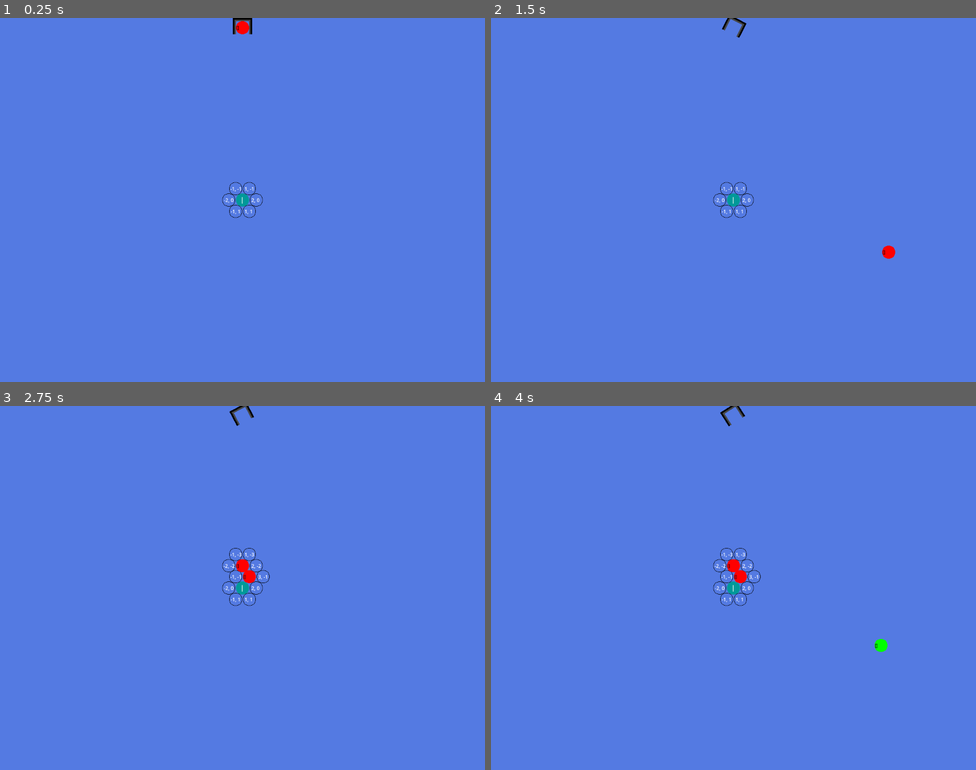
Above: before the commit, frames 1-4 (two rows, left to right).
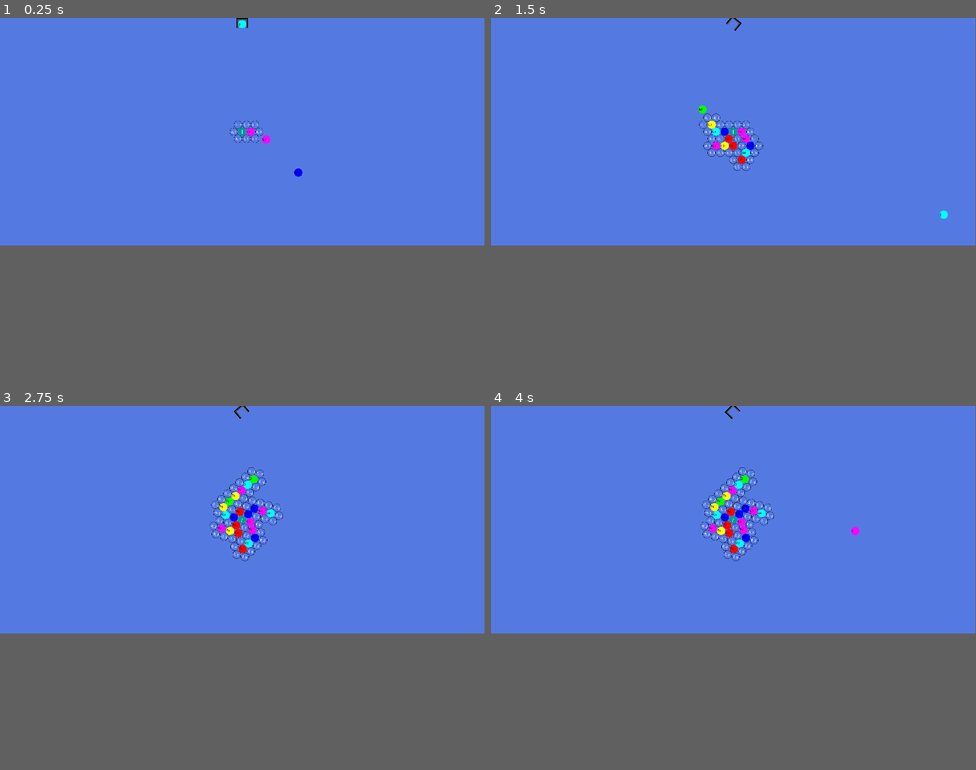
Above: after the commit, the same moments.

Repository: almostNathan/BubbleSpinnerRoguelike
Game: Godot game, scene res://main_arena.tscn
The game is run twice, just before and just after one commit, with the same random seed, the same clock (stepped at 60 frames per second) and the same inputs.
Inputs (mouse positions are in pixels of both pictures, inside the frame that each line leads up to):
- Up to frame 1 (0.25 s): no input
- Up to frame 2 (1.5 s): move the mouse to (840, 181) at 0.52 s; press the mouse at (840, 181) at 0.53 s; move the mouse to (636, 218) at 1.27 s; release the mouse at (636, 218) at 1.28 s; click (636, 218) at 1.35 s
- Up to frame 3 (2.75 s): move the mouse to (291, 507) at 2.02 s; press the mouse at (291, 507) at 2.03 s
- Up to frame 4 (4 s): move the mouse to (709, 660) at 2.77 s; release the mouse at (709, 660) at 2.78 s; click (709, 660) at 2.85 s; tap Enter at 3.5 s; move the mouse to (879, 642) at 3.52 s; press the mouse at (879, 642) at 3.53 s
In our replay, the window is 800x600 before the commit and 799x375 after it. These sizes can differ from the game's own. Grey fills any space a smaller window leaves; there, only what the larger window draws over its background counts as a difference.

The runs differ from the first frame. In frame 1, 0.6% of the frame differs, in the area x 45-63%, y 0-55%; in frame 2, 1.1%; in frame 3, 1.7%; in frame 4, 1.8%, in the area x 43-82%, y 0-68%.

Commit message:
added spawning in more bubbles. next add counter to spawn more.

Diff:
--- a/Scenes/ball_queue.gd
+++ b/Scenes/ball_queue.gd
@@ -10,14 +10,16 @@
 	return current_queue.pop_front()
 
 func reload_current_queue() -> void:
-	for i in range(6):
+	var types = [
+			["red", Color(1.0, 0.0, 0.0,1)],
+			["green", Color(0.0, 1.0, 0.0,1)],
+			["blue", Color(0.0, 0.0, 1.0,1)],
+			["yellow", Color(1.0, 1.0, 0.0,1)],
+			["cyan", Color(0.0, 1.0, 1.0,1)],
+			["purple", Color(1.0, 0.0, 1.0,1)],
+		]
+	for i in range(10):
 		var new_ball = preload("res://Scenes/base_ball.tscn").instantiate()
+		var selected_type = types.pick_random()
+		new_ball.add_type(selected_type[0], selected_type[1])
 		current_queue.append(new_ball)
-	current_queue[0].add_type("red", Color(1.0, 0.0, 0.0,1))
-	current_queue[1].add_type("red", Color(1.0, 0.0, 0.0,1))
-	current_queue[2].add_type("green", Color(0.0, 1.0, 0.0,1))
-	current_queue[3].add_type("green", Color(0.0, 1.0, 0.0,1))
-	current_queue[4].add_type("blue", Color(0.0, 0.0, 1.0,1))
-	current_queue[5].add_type("blue", Color(0.0, 0.0, 1.0,1))
-
-	print(current_queue)
--- a/Scripts/ball_grid_manager.gd
+++ b/Scripts/ball_grid_manager.gd
@@ -24,19 +24,14 @@
 var ball_grid_slot_scene = preload("res://Scenes/ball_grid_slot.tscn")
 
 func _ready() -> void:
+	self.position = Vector2(get_viewport_rect().size.x/2, get_viewport_rect().size.y/2)
 	SignalHub.connect_ball_colliding(ball_collided)
 
 func ball_collided(shot_ball: BaseBall, collided_ball: BaseBall):
 	shot_ball.reparent(self, true)
 
-	# find nearest available position to shot_ball
-	var closest_position : Vector2i = Vector2i(0,0)
-	var available_slots = get_available_slots()
-	for slot in available_slots:
-		# determine which slot is the closest to the ball.
-		if shot_ball.position.distance_to(grid_slot_dict[slot].get_current_position()) < shot_ball.position.distance_to(grid_slot_dict[closest_position].get_current_position()):
-			closest_position = slot
 
+	var closest_position = grid_spot_closest_to_position(shot_ball.position)
 	grid_slot_dict[closest_position].set_ball_in_slot(shot_ball)
 
 
@@ -59,6 +54,17 @@
 	update_available_positions()
 	delete_islands()
 
+func grid_spot_closest_to_position(from_position : Vector2):
+		# find nearest available position to shot_ball
+	var closest_position : Vector2i = Vector2i(0,0)
+	var available_slots = get_available_slots()
+	for i in range(len(available_slots)):
+		if i == 0:
+			closest_position = available_slots[i]
+		# determine which slot is the closest to the ball.
+		if from_position.distance_to(grid_slot_dict[available_slots[i]].get_current_position()) < from_position.distance_to(grid_slot_dict[closest_position].get_current_position()):
+			closest_position = available_slots[i]
+	return closest_position
 
 func set_up_grid_locations():
 	#create a dictionary of
@@ -79,6 +85,30 @@
 
 	grid_slot_dict[Vector2i(0,0)].set_ball_in_slot(start_point)
 	update_available_positions()
+	add_balls(20)
+
+func add_balls(num_balls : int):
+	##randomly shoot balls towards the center.
+	var types = [
+			["red", Color(1.0, 0.0, 0.0,1)],
+			["green", Color(0.0, 1.0, 0.0,1)],
+			["blue", Color(0.0, 0.0, 1.0,1)],
+			["yellow", Color(1.0, 1.0, 0.0,1)],
+			["cyan", Color(0.0, 1.0, 1.0,1)],
+			["purple", Color(1.0, 0.0, 1.0,1)],
+		]
+	for i in range(num_balls):
+		var new_ball = preload("res://Scenes/base_ball.tscn").instantiate()
+		var selected_type = types.pick_random()
+		new_ball.add_type(selected_type[0], selected_type[1])
+		new_ball.position = Vector2(300, 0).rotated(i/float(num_balls)*PI*2) + self.position
+		new_ball.aim_at(self.global_position)
+		self.add_sibling(new_ball)
+		await get_tree().create_timer(.1).timeout
+		#new_ball.add_type("red", Color(1.0, 0.0, 0.0,1))
+		#new_ball.add_type("green", Color(0.0, 1.0, 0.0,1))
+		#new_ball.add_type("blue", Color(0.0, 0.0, 1.0,1))
+
 
 func get_available_slots() -> Array[Vector2i]:
 	var available_slots = grid_slot_dict.keys().filter(func(key): return grid_slot_dict[key].is_available)
@@ -117,29 +147,22 @@
 
 	while queue.size() > 0:
 		var current = queue.pop_front()
-
 		if visited.has(current):
 			continue
 		visited[current] = true
-
 		if not grid_slot_dict.has(current):
 			continue
-
 		if grid_slot_dict[current].has_ball():
 			group.append(current)
+			for offset in NEIGHBORS:
+				var neighbor = current + offset
+				if not visited.has(neighbor):
+					queue.append(neighbor)
 
-		for offset in NEIGHBORS:
-			var neighbor = current + offset
-			if not visited.has(neighbor):
-				queue.append(neighbor)
 	var island_slots : Array[Vector2i] = get_slots_with_balls()
-	print("Ball_grid_manager counts group:", len(group), "  -  unavailable_slots:", len(island_slots))
 	for slot in group:
 		island_slots.erase(slot)
-	print("ball_grid_manager island slots: ", island_slots)
 	clear_slots(island_slots)
-
-
 
 func get_connected_group(start_pos: Vector2i) -> Array[Vector2i]:
 	if not grid_slot_dict.has(start_pos):
--- a/Scripts/base_ball.gd
+++ b/Scripts/base_ball.gd
@@ -26,6 +26,9 @@
 	if active:
 		self.position += movement_direction * speed * delta
 
+func aim_at(target_position : Vector2):
+	self.movement_direction = self.global_position.direction_to(target_position)
+	#self.movement_direction =
 
 func set_movement_direction(new_movement_direction : Vector2):
 	self.movement_direction = new_movement_direction.normalized()
--- a/Scripts/bottom_wall.gd
+++ b/Scripts/bottom_wall.gd
@@ -1,6 +1,8 @@
 extends Area2D
 class_name BottomWall
 
+func _ready() -> void:
+	self.position = Vector2(get_viewport_rect().size.x/2,get_viewport_rect().size.y)
 
 func bounce(ball : BaseBall):
 	ball.change_movement_direction(Vector2(1,-1))
--- a/Scripts/launcher.gd
+++ b/Scripts/launcher.gd
@@ -3,11 +3,13 @@
 
 var ball_queue : BallQueue = preload("res://Scenes/ball_queue.tscn").instantiate()
 
+var y_position = 24
 var current_ball : BaseBall
 var balls_fired = 0
 var shot_balls : Array[BaseBall] = []
 
 func _ready() -> void:
+	self.position = Vector2(get_viewport_rect().size.x/2, y_position)
 	pass
 
 func new_round() -> void:
@@ -15,13 +17,11 @@
 	reload()
 
 func reload() -> void:
-	print("\nlauncher, loading next ball #", balls_fired)
 	var new_ball : BaseBall = ball_queue.get_next_ball()
 	new_ball.position = self.position
 	new_ball.set_label(str(shot_balls))
 	new_ball.deactivate()
 	self.add_sibling(new_ball)
-	print(new_ball.position)
 	current_ball = new_ball
 
 
--- a/Scripts/right_wall.gd
+++ b/Scripts/right_wall.gd
@@ -1,6 +1,8 @@
 extends Area2D
 class_name RightWall
 
+func _ready() -> void:
+	self.position = Vector2(get_viewport_rect().size.x,get_viewport_rect().size.y/2)
 
 func bounce(ball : BaseBall):
 	ball.change_movement_direction(Vector2(-1,1))
--- a/main_arena.tscn
+++ b/main_arena.tscn
@@ -8,20 +8,20 @@
 [ext_resource type="PackedScene" uid="uid://btgl6q2mkb7vt" path="res://Scenes/ball_grid_manager.tscn" id="7_yilo4"]
 
 [sub_resource type="RectangleShape2D" id="RectangleShape2D_yajwo"]
-size = Vector2(20, 921)
+size = Vector2(20, 1140)
 
 [sub_resource type="RectangleShape2D" id="RectangleShape2D_kl8a0"]
-size = Vector2(34, 921.5)
+size = Vector2(32, 1198.75)
 
 [sub_resource type="RectangleShape2D" id="RectangleShape2D_3ienu"]
-size = Vector2(1227, 21)
+size = Vector2(1977.5, 21)
 
 [node name="MainArena" type="Node2D"]
 script = ExtResource("1_r7ygb")
 
 [node name="ColorRect" type="ColorRect" parent="."]
-offset_right = 1200.0
-offset_bottom = 900.0
+offset_right = 1960.0
+offset_bottom = 1114.0
 color = Color(0.329832, 0.476577, 0.885455, 1)
 
 [node name="Launcher" parent="." instance=ExtResource("3_yajwo")]
@@ -31,7 +31,6 @@
 script = ExtResource("4_kl8a0")
 
 [node name="CollisionShape2D" type="CollisionShape2D" parent="LeftWall"]
-position = Vector2(-10, 460.5)
 shape = SubResource("RectangleShape2D_yajwo")
 
 [node name="RightWall" type="Area2D" parent="."]
@@ -39,14 +38,12 @@
 script = ExtResource("5_3ienu")
 
 [node name="CollisionShape2D" type="CollisionShape2D" parent="RightWall"]
-position = Vector2(45, 461.25)
 shape = SubResource("RectangleShape2D_kl8a0")
 
 [node name="BottomWall" type="Area2D" parent="."]
 script = ExtResource("6_d4wu6")
 
 [node name="CollisionShape2D" type="CollisionShape2D" parent="BottomWall"]
-position = Vector2(600.5, 900)
 shape = SubResource("RectangleShape2D_3ienu")
 
 [node name="BallGridManager" parent="." instance=ExtResource("7_yilo4")]
--- a/project.godot
+++ b/project.godot
@@ -21,7 +21,7 @@
 
 [display]
 
-window/size/viewport_width=1200
+window/size/viewport_width=1920
 window/size/viewport_height=900
 window/size/mode=2
 
